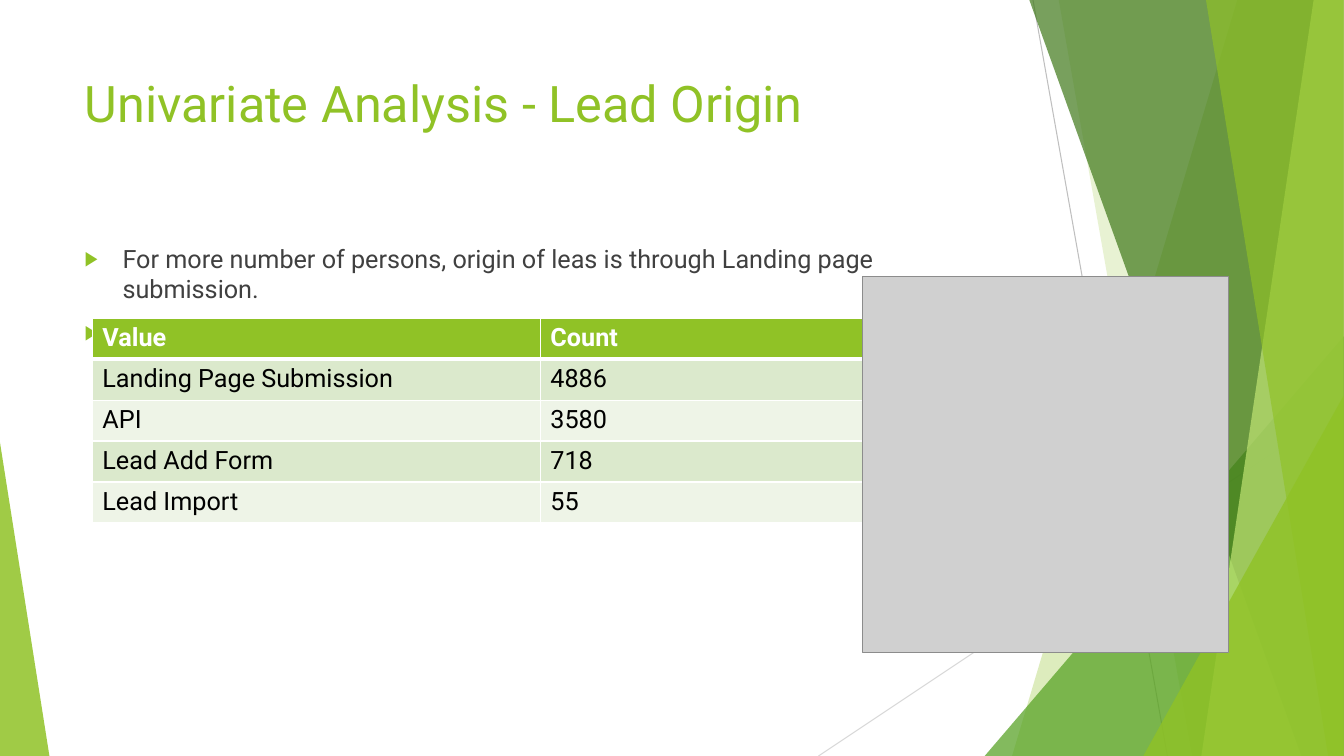
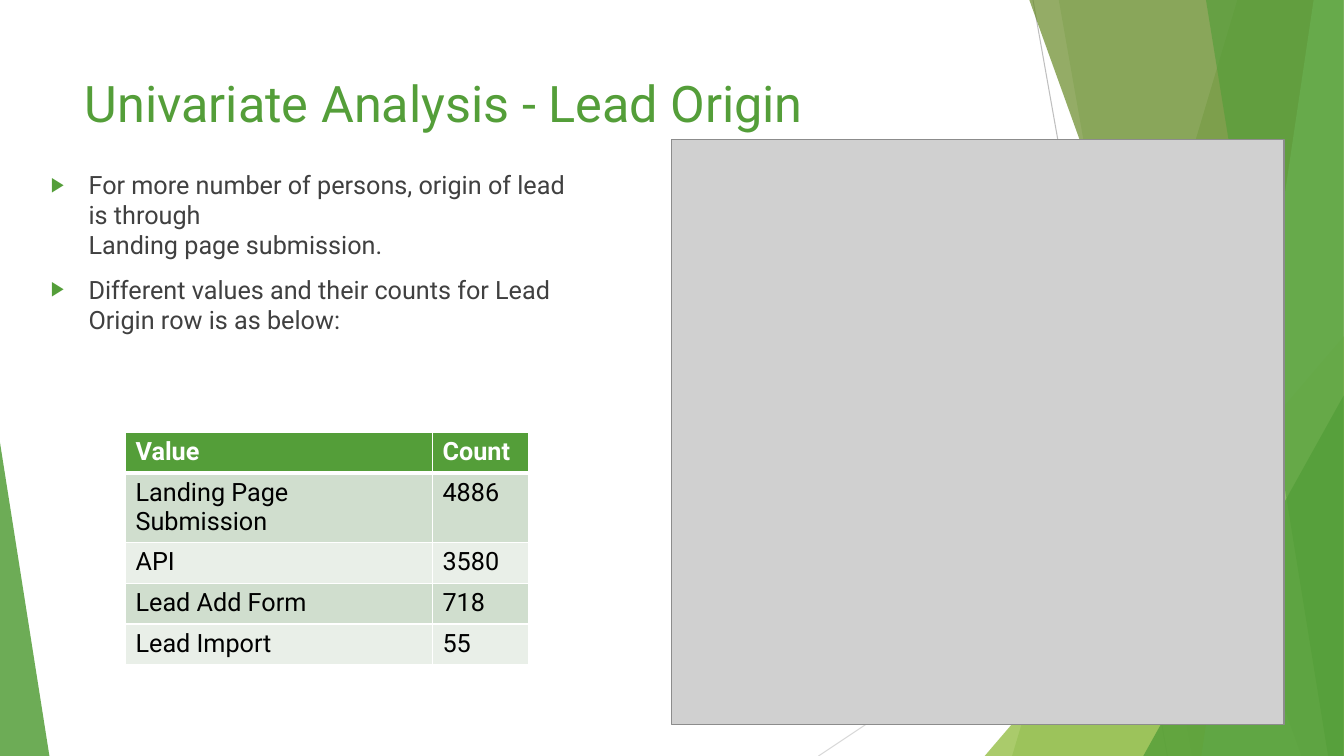
Before and after one commit to VasuMavani/Lead-Scoring, a slide deck: slide 32 of Lead Scoring Case Study.pptx. Drawn at 1344x756 pixels with LibreOffice and Linux fonts; fonts in the diff are those of the drawing; grey boxes stand for pictures. Boxes give left, top, right and bottom in pixels: in the first picture for what was removed or moved away, otherwise in the second. Text is boxed around its words. In the diff, an @@ line names an element or a change of style, - is before the commit and + after.

```diff
--- a/Lead Scoring Case Study.pptx
+++ b/Lead Scoring Case Study.pptx
@@ freeform shape at (x1=1012, y1=0, x2=1344, y2=756): fill #90C226 at 30% opacity to #549E39 at 30% opacity @@
@@ freeform shape at (x1=1029, y1=0, x2=1344, y2=756): fill #3F7819 at 70% opacity to #678A26 at 70% opacity @@
@@ freeform shape at (x1=1059, y1=0, x2=1344, y2=756): fill #90C226 at 20% opacity to #549E39 at 20% opacity @@
@@ freeform shape at (x1=1202, y1=0, x2=1344, y2=756): fill #C0E474 at 70% opacity to #93D07D at 70% opacity @@
@@ freeform shape at (x1=1206, y1=0, x2=1344, y2=756): fill #90C226 at 65% opacity to #549E39 at 65% opacity @@
@@ title "Univariate Analysis - Lead Origin" at (x1=85, y1=84, x2=803, y2=133): text colour #90C226 to #549E39 @@
@@ picture resized from (x1=863, y1=277, x2=1229, y2=653) to (x1=673, y1=140, x2=1285, y2=725) @@
@@ text "For more number of persons, ..." moved from (x1=123, y1=249, x2=873, y2=350) to (x1=89, y1=175, x2=564, y2=335) @@
@@ text at (x1=89, y1=175, x2=564, y2=260): text changed @@
-▶ For more number of persons, origin of leas is through Landing page submission.
+▶ For more number of persons, origin of lead
+  is through
+  Landing page submission.
@@ text at (x1=89, y1=280, x2=550, y2=335): bullet colour #90C226 to #549E39 @@
@@ triangle at (x1=985, y1=336, x2=1344, y2=756): fill #54A021 at 72% opacity to #8AB833 at 72% opacity @@
@@ triangle at (x1=1143, y1=396, x2=1344, y2=756): fill #90C226 at 80% opacity to #549E39 at 80% opacity @@
@@ triangle at (x1=0, y1=443, x2=49, y2=756): fill #90C226 at 85% opacity to #549E39 at 85% opacity @@
@@ table at (x1=126, y1=433, x2=530, y2=661) @@
@@ fill #90C226 to #549E39 in row 1 @@
@@ fill #DBE9CD to #D1DFCE in 4 cells @@
@@ fill #EEF4E8 to #E9F0E8 in 4 cells @@
@@ table resized from (x1=93, y1=319, x2=988, y2=523) to (x1=126, y1=433, x2=530, y2=661) @@
```
Also in this commit, not shown: 87 other slides changed.
